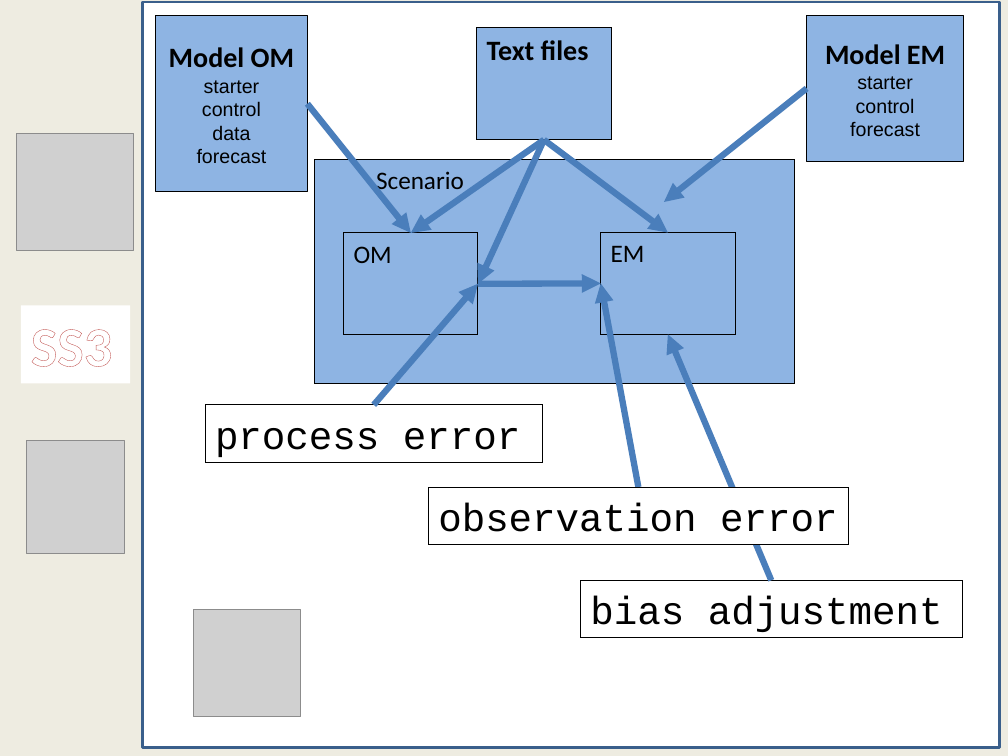
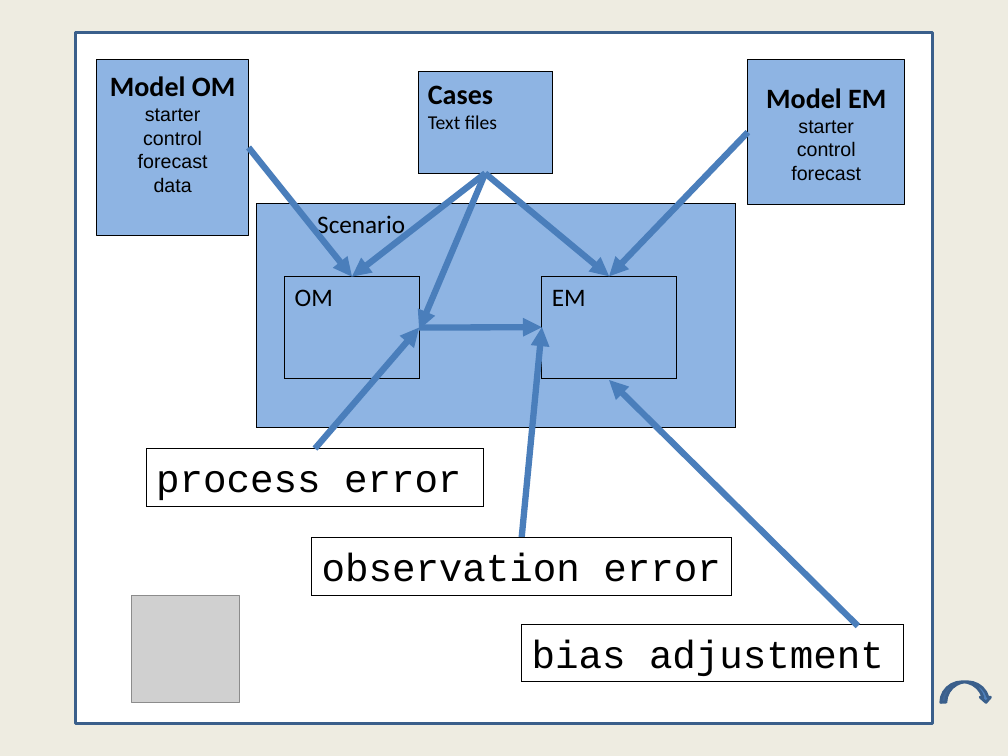
Before and after one commit to ss3sim/workshop, a slide deck: slide 7 of ss3sim_workshop.pptx (slide 4 before the commit). Drawn at 1008x756 pixels with LibreOffice and Linux fonts; fonts in the diff are those of the drawing; grey boxes stand for pictures. Boxes give left, top, right and bottom in pixels: in the first picture for what was removed or moved away, otherwise in the second. Text is boxed around its words. In the diff, an @@ line names an element or a change of style, - is before the commit and + after.

```diff
--- a/ss3sim_workshop.pptx
+++ b/ss3sim_workshop.pptx
@@ rectangle: place and size @@
-rectangle at [143,2,1000,748]
+rectangle at [76,32,932,723]
@@ rectangle "Cases": place and size @@
-rectangle "Cases" at [477,28,611,140]
+rectangle "Cases" at [418,72,552,173]
@@ text in rectangle at [428,85,493,105]: paragraph added @@
+Cases
@@ text in rectangle at [428,115,497,129]: size 20 to 14 pt, bold off in "Text files" @@
@@ picture removed at [17,133,134,250] @@
@@ text in rectangle at [197,149,267,164]: paragraph removed @@
-forecast
@@ arrow moved from (806, 89) - (664, 202) to (748, 132) - (609, 276) @@
@@ text in rectangle at [138,154,208,169]: paragraph added @@
+forecast
@@ arrow moved from (544, 140) - (411, 233) to (485, 173) - (352, 276) @@
@@ arrow moved from (544, 140) - (478, 284) to (485, 173) - (419, 330) @@
@@ arrow moved from (544, 140) - (668, 233) to (485, 173) - (609, 276) @@
@@ rectangle removed at [21,305,130,383] @@
-SS3
@@ 7 rectangles, 3 arrows: place and size @@
-7 rectangles, 3 arrows at [155,15,964,638]
+7 rectangles, 3 arrows at [97,59,905,681]
@@ arrow moved from (638, 487) - (601, 283) to (522, 537) - (542, 328) @@
@@ arrow moved from (771, 581) - (668, 335) to (858, 626) - (609, 380) @@
@@ picture removed at [27,440,125,553] @@
@@ rectangle "observation error": place and size @@
-rectangle "observation error" at [428,487,849,544]
+rectangle "observation error" at [311,537,732,595]
@@ picture: place and size @@
-picture at [194,610,300,717]
+picture at [132,596,239,703]
@@ curved down arrow added at [940,681,991,702], fill #4F81BD, outline #3A5F8C 2 pt @@
```
Also in this commit, not shown: 25 other slides changed, 5 slides added, 2 slides removed.
